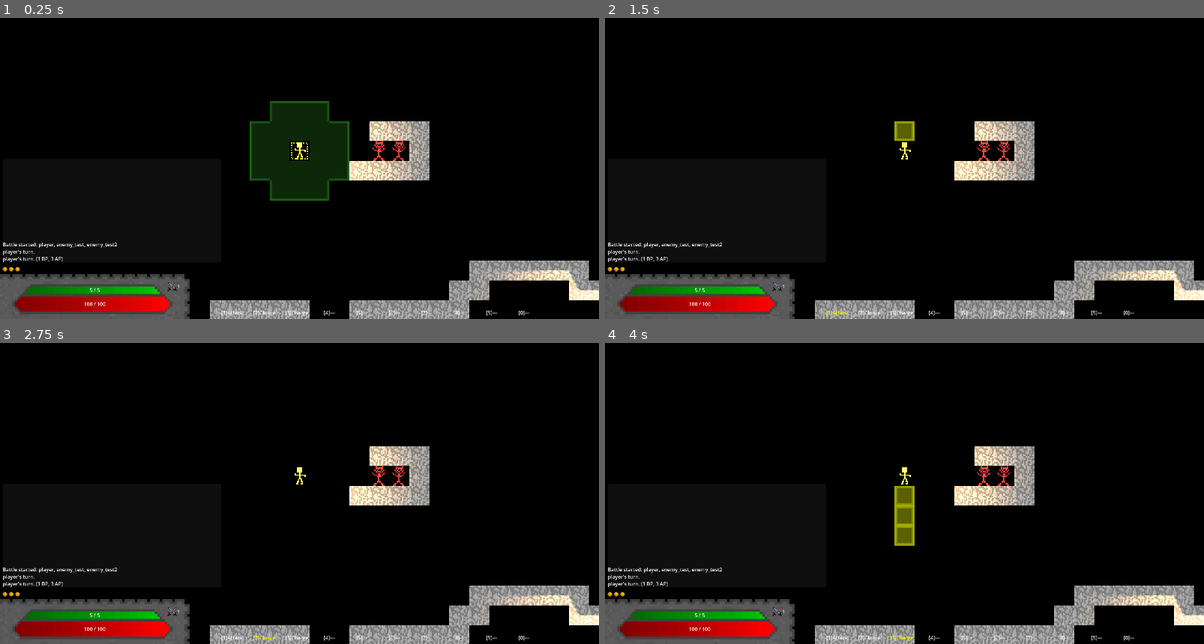
Above: before the commit, frames 1-4 (two rows, left to right).
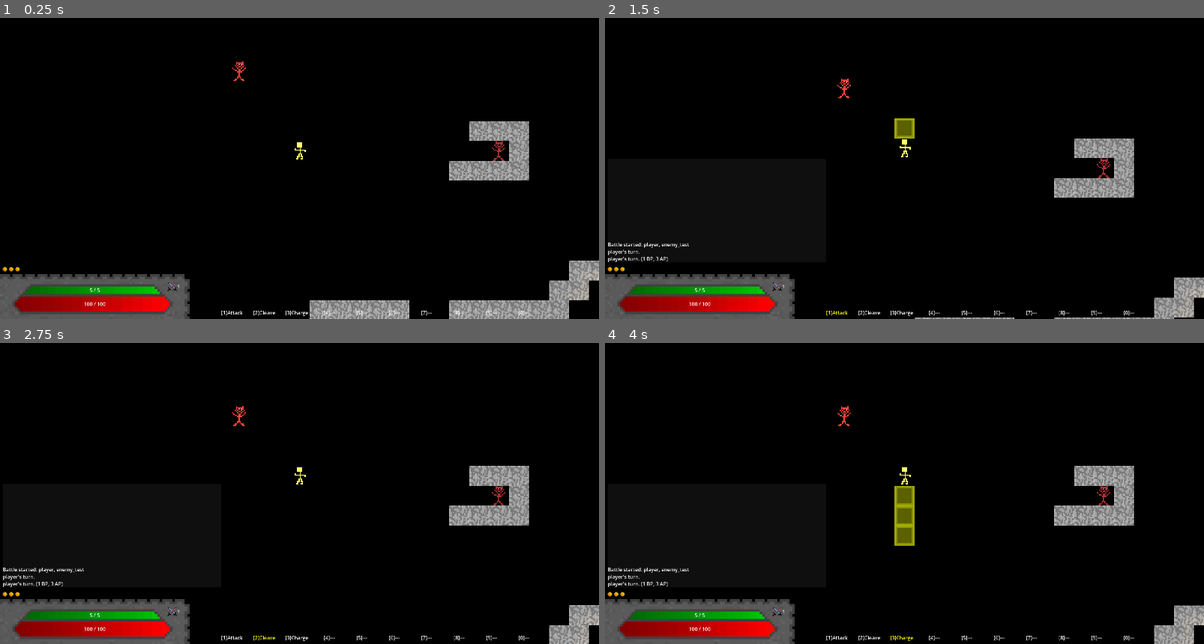
Above: after the commit, the same moments.

Repository: E-Rodowicz/Project-Fantasy
Game: Godot game, scene res://scenes/levels/world.tscn
The game is run twice, just before and just after one commit, with the same random seed, the same clock (stepped at 60 frames per second) and the same inputs.
Inputs:
- Up to frame 1 (0.25 s): no input
- Up to frame 2 (1.5 s): tap Enter at 0.5 s; hold Up (ui_up) from 0.53 s (still down); tap 0 (ability_0) at 0.6 s; tap 1 (ability_1) at 1.35 s
- Up to frame 3 (2.75 s): release Up (ui_up) at 2.03 s; hold Left (ui_left) from 2.03 s (still down); tap 2 (ability_2) at 2.1 s
- Up to frame 4 (4 s): tap 3 (ability_3) at 2.85 s; tap Space (precise_move) at 3.5 s; release Left (ui_left) at 3.53 s; hold Down (ui_down) from 3.53 s (still down); tap 4 (ability_4) at 3.6 s

The runs differ from the first frame. In frame 1, 13% of the frame differs, in the area x 0-100%, y 14-100%; in frame 2, 8.7%; in frame 3, 8.5%; in frame 4, 8.5%.

Commit message:
Enemy reinforcement system added
Made it so that enemies outside of battle (whom are frozen) join the battle when someone moves into their line of sight (check happens after movement completes).

Diff:
--- a/scenes/entities/enemy/enemy_test.gd
+++ b/scenes/entities/enemy/enemy_test.gd
@@ -14,6 +14,8 @@
 var battle_triggered: bool = false
 var current_hp: int = 0
 
+var detection_range: float = 0.0
+
 @onready var vision_area = $vision_area
 
 @export var stats: CombatantStats
@@ -26,6 +28,10 @@
 	vision_area.body_entered.connect(_on_body_entered)
 	vision_area.body_exited.connect(_on_body_exited)
 	current_hp = stats.get_max_hp()
+	for child in vision_area.get_children():
+		if child is CollisionShape2D and child.shape is CircleShape2D:
+			detection_range = child.shape.radius
+			break
 
 func take_damage(amount: int) -> void:
 	current_hp = max(0, current_hp - amount)
--- a/scenes/levels/world.tscn
+++ b/scenes/levels/world.tscn
@@ -244,7 +244,7 @@
 tile_set = SubResource("TileSet_f1v6p")
 
 [node name="player" parent="." unique_id=988403666 instance=ExtResource("1_tsias")]
-position = Vector2(-120, -248)
+position = Vector2(-200, -248)
 
 [node name="barrel" parent="." unique_id=1627460681 instance=ExtResource("3_lfyvx")]
 position = Vector2(-120, 8)
@@ -284,7 +284,7 @@
 occluder = SubResource("OccluderPolygon2D_w2p53")
 
 [node name="enemy_test" parent="." unique_id=837642104 instance=ExtResource("5_7xgas")]
-position = Vector2(-56, -248)
+position = Vector2(-248, -312)
 stats = ExtResource("6_gy5pc")
 
 [node name="enemy_test2" parent="." unique_id=984877115 instance=ExtResource("5_7xgas")]
--- a/scripts/autoloaders/BattleManager.gd
+++ b/scripts/autoloaders/BattleManager.gd
@@ -40,6 +40,7 @@
 func _next_turn() -> void:
 	if not active:
 		return
+	check_for_reinforcements()
 	current_combatant = turn_order.get_next_turn()
 	CombatLog.add(current_combatant.name + "'s turn.")
 
@@ -141,3 +142,32 @@
 	combatants.clear()
 	turn_order = null
 	current_combatant = null
+
+func add_combatant(new_combatant: Node) -> void:
+	if new_combatant in combatants:
+		return
+	new_combatant.battle_triggered = true
+	new_combatant.process_mode = Node.PROCESS_MODE_WHEN_PAUSED
+	turn_order.add_combatant(new_combatant)
+	CombatLog.add(new_combatant.name + " has joined the battle.")
+
+func check_for_reinforcements() -> void:
+	var all_enemies: Array = get_tree().get_nodes_in_group("enemy")
+
+	for enemy in all_enemies:
+		if not is_instance_valid(enemy):
+			continue
+		if enemy in combatants:
+			continue
+		if enemy.battle_triggered:
+			continue
+
+		# Check if any current combatant is within this enemy's detection range.
+		for combatant in combatants:
+			if not is_instance_valid(combatant):
+				continue
+			var dist_sq: float = enemy.global_position.distance_squared_to(combatant.global_position)
+			if dist_sq <= enemy.detection_range * enemy.detection_range:
+				if enemy._has_line_of_sight(combatant):
+					add_combatant(enemy)
+					break
--- a/scripts/combat/combatant_turn.gd
+++ b/scripts/combat/combatant_turn.gd
@@ -194,6 +194,8 @@
 func _create_floating_label() -> Label:
 	var label: Label = Label.new()
 	var font: Font = preload("res://assets/fonts/m3x6.ttf")
+	# Material for the text so its completely unshaded.
+	var mat: CanvasItemMaterial = CanvasItemMaterial.new()
 	label.z_index = 100
 	label.horizontal_alignment = HORIZONTAL_ALIGNMENT_CENTER
 	label.texture_filter = CanvasItem.TEXTURE_FILTER_NEAREST
@@ -204,6 +206,9 @@
 	label.add_theme_constant_override("outline_size", 2)
 	label.visible = false
 	ui_root.add_child(label)
+	# Makes the text unshaded by the world (This is needed as its not under canvaslayer).
+	mat.light_mode = CanvasItemMaterial.LIGHT_MODE_UNSHADED
+	label.material = mat
 
 	return label
 
@@ -408,6 +413,7 @@
 	await ability_instance.execute(combatant, ability_tiles, combatants, world_layer)
 	animating = false
 	player_tile = world_layer.local_to_map(combatant.global_position)
+	BattleManager.check_for_reinforcements()
 	_exit_ability_mode()
 
 func _exit_ability_mode() -> void:
@@ -606,6 +612,7 @@
 	# Recalculate the reachables with the remaining MP amount.
 	_recalculate_reachable()
 	_redraw()
+	BattleManager.check_for_reinforcements()
 
 func _recalculate_reachable() -> void:
 	var blocked := _combatant_tiles()
@@ -872,6 +879,7 @@
 		var move_cost: int = reachable[destination]
 		mp_budget -= move_cost
 		CombatLog.add(combatant.name + " moves. (" + str(move_cost) + " MP)")
+		BattleManager.check_for_reinforcements()
 
 	# After moving, it checks if target is adjacent and attacks.
 	if _is_adjacent(player_tile, target_tile) and bp_remaining > 0:
